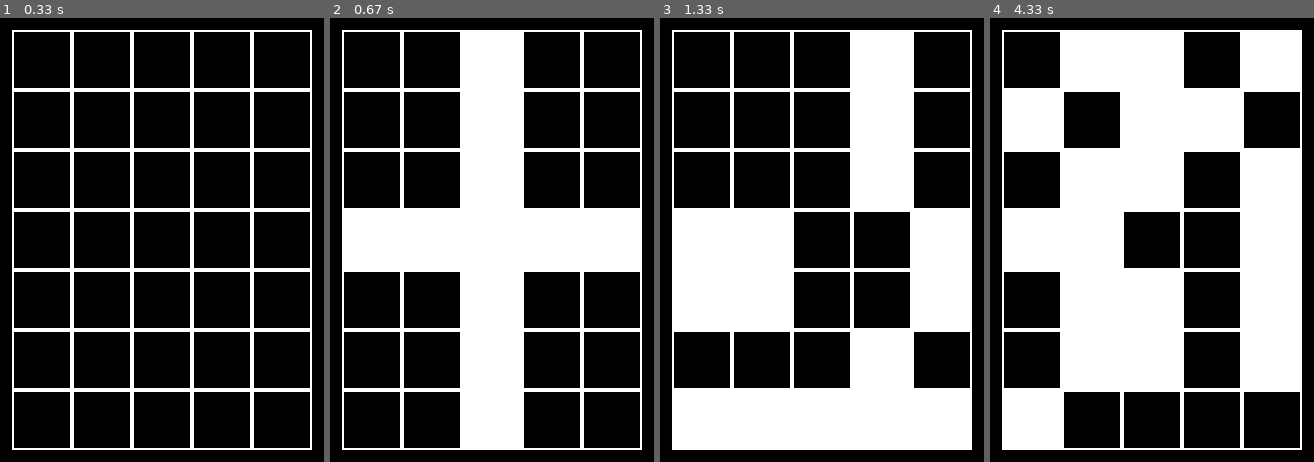
Above: before the commit, frames 1-4 (left to right).
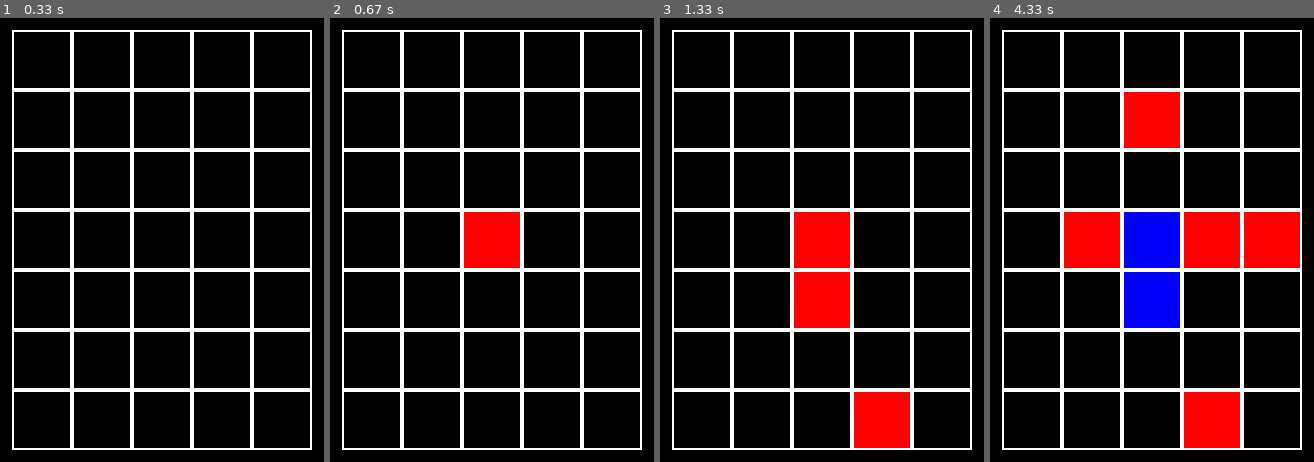
Above: after the commit, the same moments.

Repository: zinovieva-polina/yandex-liceum-irk_2020-2022
Game: pygame game, started from Demyan_Bubnov/board.py
The game is run twice, just before and just after one commit, with the same random seed, the same clock (stepped at 60 frames per second) and the same inputs.
Inputs (mouse positions are in pixels of both pictures, inside the frame that each line leads up to):
- Up to frame 1 (0.33 s): no input
- Up to frame 2 (0.67 s): click (492, 240) at 0.38 s
- Up to frame 3 (1.33 s): click (860, 417) at 0.72 s; click (802, 288) at 1.05 s
- Up to frame 4 (4.33 s): click (1171, 115) at 1.38 s; click (1190, 253) at 1.72 s; click (1152, 240) at 2.55 s; click (1268, 244) at 2.88 s; click (1077, 231) at 3.22 s; click (1129, 306) at 4.05 s

Frame 1 is identical in both runs. In frame 2, 24% of the frame differs, in the area x 4-96%, y 3-97%; in frame 3, 37%; in frame 4, 48%.

Commit message:
create main

Diff:
--- /dev/null
+++ b/Demyan/main.py
@@ -0,0 +1,14 @@
+def my_superfunction():
+    print('What an awesome print!')
+
+
+def main():
+    print('Demyan git program')
+    print('And I change it every day')
+    print('Again')
+    print('UFO came and added this line')
+    my_superfunction()
+
+
+if __name__ == '__main__':
+    main()
--- a/Demyan_Bubnov/board.py
+++ b/Demyan_Bubnov/board.py
@@ -37,11 +37,7 @@
 
     def on_click(self, cell):
         x, y = cell
-        for xx in range(len(self.board[y])):
-            if xx != x:
-                self.board[y][xx] = (self.board[y][xx] + 1) % len(color)
-        for yy in range(len(self.board)):
-            self.board[yy][x] = (self.board[yy][x] + 1) % len(color)
+        self.board[y][x] = (self.board[y][x] + 1) % len(color)
 
     def get_click(self, mouse_pos):
         cell = self.get_cell(mouse_pos)
@@ -56,7 +52,7 @@
     screen = pygame.display.set_mode((DW, DH))
     board = Board(5, 7)
     running = True
-    color = [pygame.Color("black"), pygame.Color("white")]
+    color = [pygame.Color("black"), pygame.Color("red"), pygame.Color("blue")]
     while running:
         for event in pygame.event.get():
             if event.type == pygame.QUIT:
